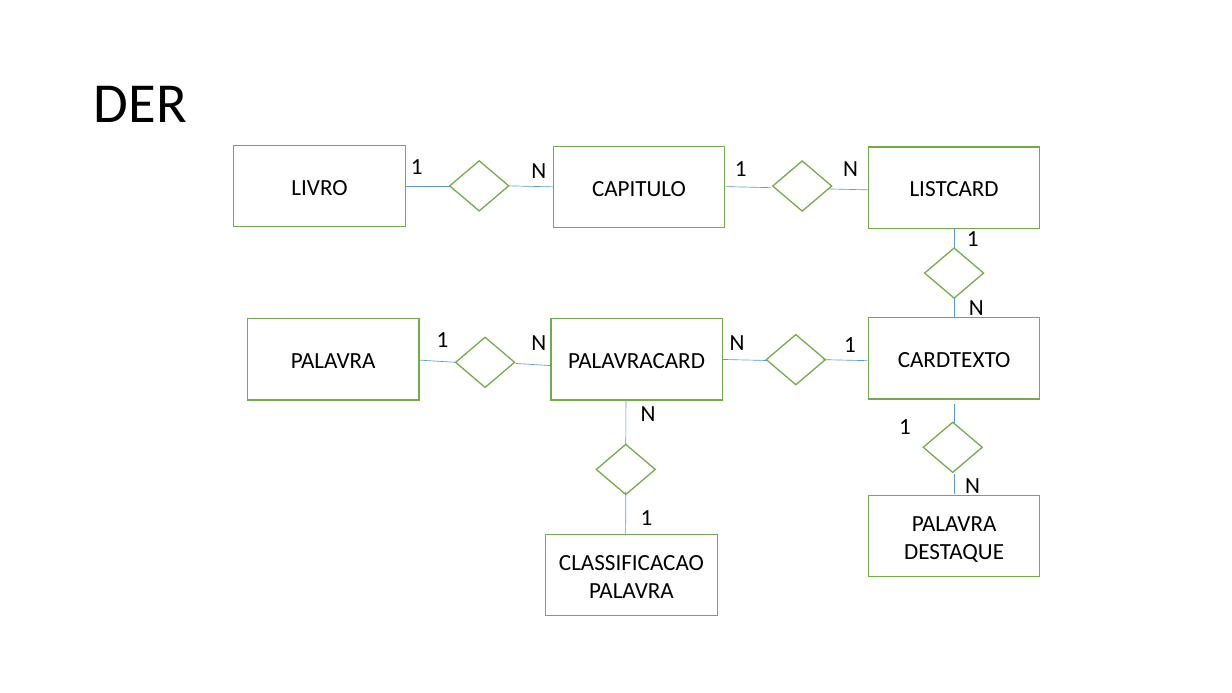
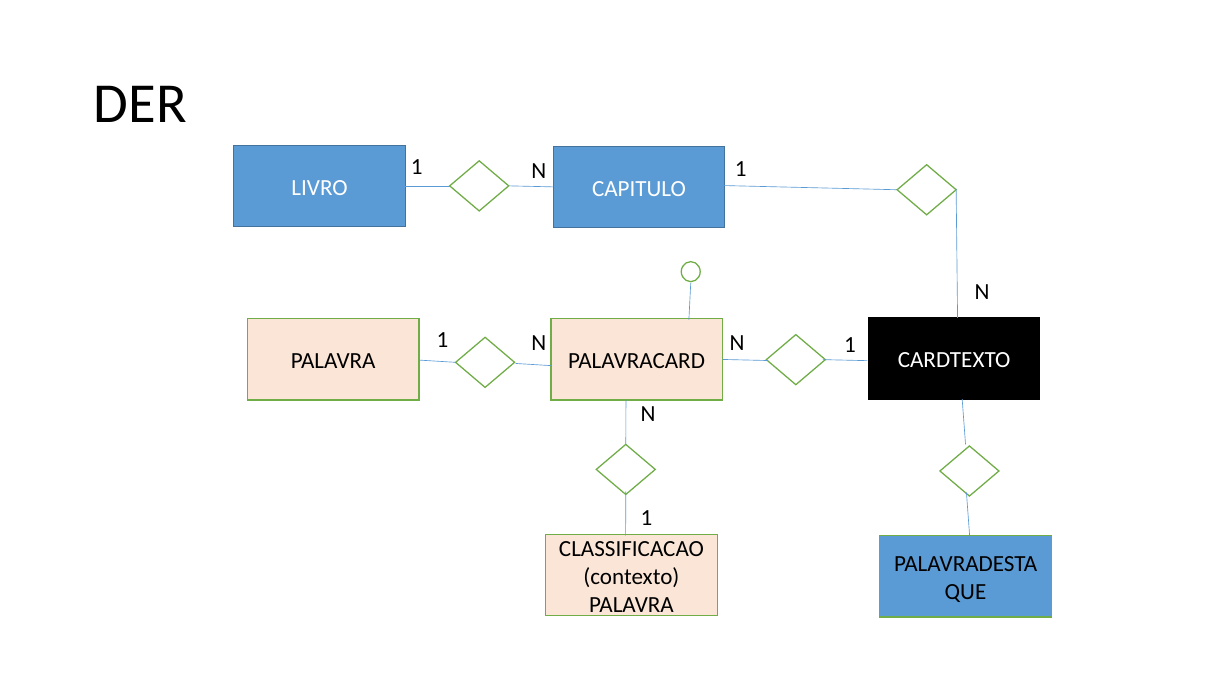
Before and after one commit to viniciuss1812/Projeto-Bookcard, a slide deck: slide 3 of Documentacao/bookCarddocumentacao.pptx. Drawn at 1232x693 pixels with LibreOffice and Linux fonts; fonts in the diff are those of the drawing. Boxes give left, top, right and bottom in pixels: in the first picture for what was removed or moved away, otherwise in the second. Text is boxed around its words. In the diff, an @@ line names an element or a change of style, - is before the commit and + after.

```diff
--- a/Documentacao/bookCarddocumentacao.pptx
+++ b/Documentacao/bookCarddocumentacao.pptx
@@ rectangle "LIVRO" at <box>234,145,406,226</box>: text colour #000000 to #FFFFFF; fill #FFFFFF to #5B9BD5; outline #70AD47 1 pt to #43739E 1 pt @@
@@ rectangle "CAPITULO" at <box>554,146,726,227</box>: text colour #000000 to #FFFFFF; fill #FFFFFF to #5B9BD5; outline #70AD47 1 pt to #43739E 1 pt @@
@@ rectangle removed at <box>869,147,1041,228</box> @@
-LISTCARD
@@ text removed at <box>843,161,858,176</box> @@
-N
@@ diamond: place and size @@
-diamond at <box>773,161,832,211</box>
+diamond at <box>897,165,957,214</box>
@@ line moved from (726, 187) - (771, 188) to (725, 186) - (897, 189) @@
@@ line removed from (824, 189) to (869, 190) @@
@@ line moved from (955, 298) - (955, 318) to (957, 189) - (958, 318) @@
@@ line removed from (955, 228) to (955, 248) @@
@@ text removed at <box>967,228,979,246</box> @@
-1
@@ ellipse added at <box>681,262,700,282</box>, fill #FFFFFF, outline #70AD47 1 pt @@
@@ diamond removed at <box>925,248,984,298</box> @@
@@ line added from (691, 283) to (689, 320), #5B9BD5 0.5 pt @@
@@ text "N": place and size @@
-text "N" at <box>969,300,984,318</box>
+text "N" at <box>975,284,990,299</box>
@@ rectangle "CARDTEXTO" at <box>869,318,1041,399</box>: text colour #000000 to #FFFFFF; fill #FFFFFF to #000000; outline #70AD47 1 pt to #000000 1 pt @@
@@ text removed at <box>899,419,911,434</box> @@
-1
@@ line moved from (955, 404) - (955, 424) to (966, 445) - (962, 399) @@
@@ diamond: place and size @@
-diamond at <box>923,422,982,472</box>
+diamond at <box>940,446,999,496</box>
@@ text removed at <box>965,478,980,496</box> @@
-N
@@ rectangle removed at <box>869,495,1041,577</box> @@
-PALAVRA
-DESTAQUE
@@ line moved from (954, 474) - (954, 494) to (970, 538) - (967, 493) @@
@@ fill #FFFFFF to #FBE5D6 in 3 elements at <box>551,319,723,400</box>, <box>248,319,420,400</box>, <box>546,535,718,616</box> @@
@@ rectangle added at <box>880,536,1052,617</box>, fill #5B9BD5, outline #70AD47 1 pt, 18 pt, text #000000 @@
+PALAVRADESTAQUE
@@ text in rectangle at <box>559,541,704,618</box>: text changed @@
-CLASSIFICACAOPALAVRA
+CLASSIFICACAO (contexto) PALAVRA
```
Also in this commit, not shown: 1 other slide changed, 9 slides added, 1 slide removed, 1 other file.
